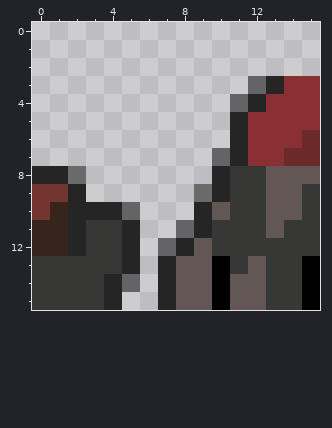
A pixel-art sprite gets an edit: AnkamaJam/Assets/Textures/Decors/warrior/warrior_02.png. The picture above was drawn from the file before the commit.
The file is 16x16 pixels.
New version:
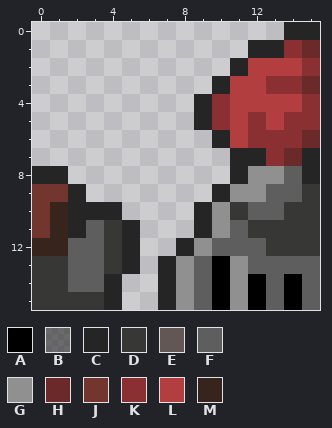
Palette (. is transparent): A #000000  B #25252596  C #252525  D #373736  E #625754  F #5e5e5e  G #909090  H #6c292a  J #72362f  K #8a3032  L #b33e40  M #37241c
Edits made:
{"y":0,"x":14,"old":"..","new":"CC"}
{"y":1,"x":12,"old":"....","new":"CCKH"}
{"y":2,"x":11,"old":".....","new":"CLLLK"}
{"y":3,"x":10,"old":"..BC","new":"CLLK"}
{"y":3,"x":15,"old":"K","new":"H"}
{"y":4,"x":9,"old":"..BCKK","new":"CKLLLL"}
{"y":5,"x":9,"old":"..C","new":"CKL"}
{"y":5,"x":13,"old":"K","new":"L"}
{"y":6,"x":10,"old":".C","new":"CL"}
{"y":7,"x":10,"old":"B","new":"."}
{"y":7,"x":12,"old":"K","new":"C"}
{"y":7,"x":15,"old":"H","new":"C"}
{"y":8,"x":2,"old":"B","new":"."}
{"y":8,"x":10,"old":"CDDEEE","new":".CGGFC"}
{"y":9,"x":9,"old":"B","new":"."}
{"y":9,"x":11,"old":"DDEE","new":"GGFF"}
{"y":10,"x":5,"old":"B","new":"."}
{"y":10,"x":10,"old":"E","new":"G"}
{"y":10,"x":12,"old":"DEE","new":"FFD"}
{"y":11,"x":0,"old":"M","new":"J"}
{"y":11,"x":3,"old":"D","new":"F"}
{"y":11,"x":8,"old":"B","new":"."}
{"y":11,"x":10,"old":"DD","new":"GF"}
{"y":11,"x":13,"old":"E","new":"D"}
{"y":12,"x":2,"old":"CD","new":"FF"}
{"y":12,"x":7,"old":"B","new":"."}
{"y":12,"x":9,"old":"EDDD","new":"GFFF"}
{"y":13,"x":2,"old":"DD","new":"FF"}
{"y":13,"x":8,"old":"EE","new":"GF"}
{"y":13,"x":11,"old":"DEDDA","new":"GFFFF"}
{"y":14,"x":2,"old":"DD","new":"FF"}
{"y":14,"x":5,"old":"B","new":"."}
{"y":14,"x":8,"old":"EE","new":"GF"}
{"y":14,"x":11,"old":"EEDDA","new":"GAFAF"}
{"y":15,"x":8,"old":"EE","new":"GF"}
{"y":15,"x":11,"old":"EEDDA","new":"GAFAF"}
{"label":"changed","picture_box":[32,22,320,310]}
